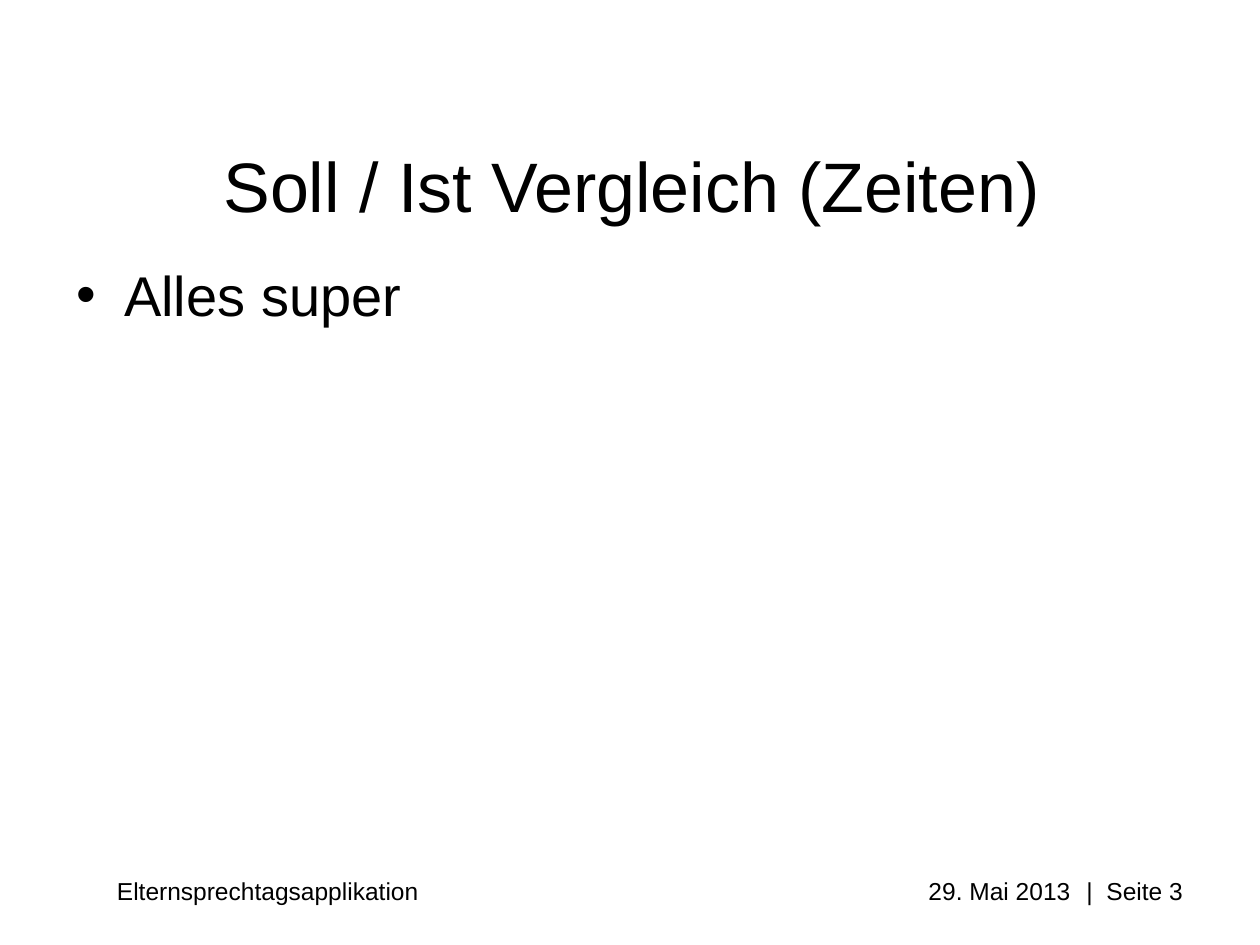
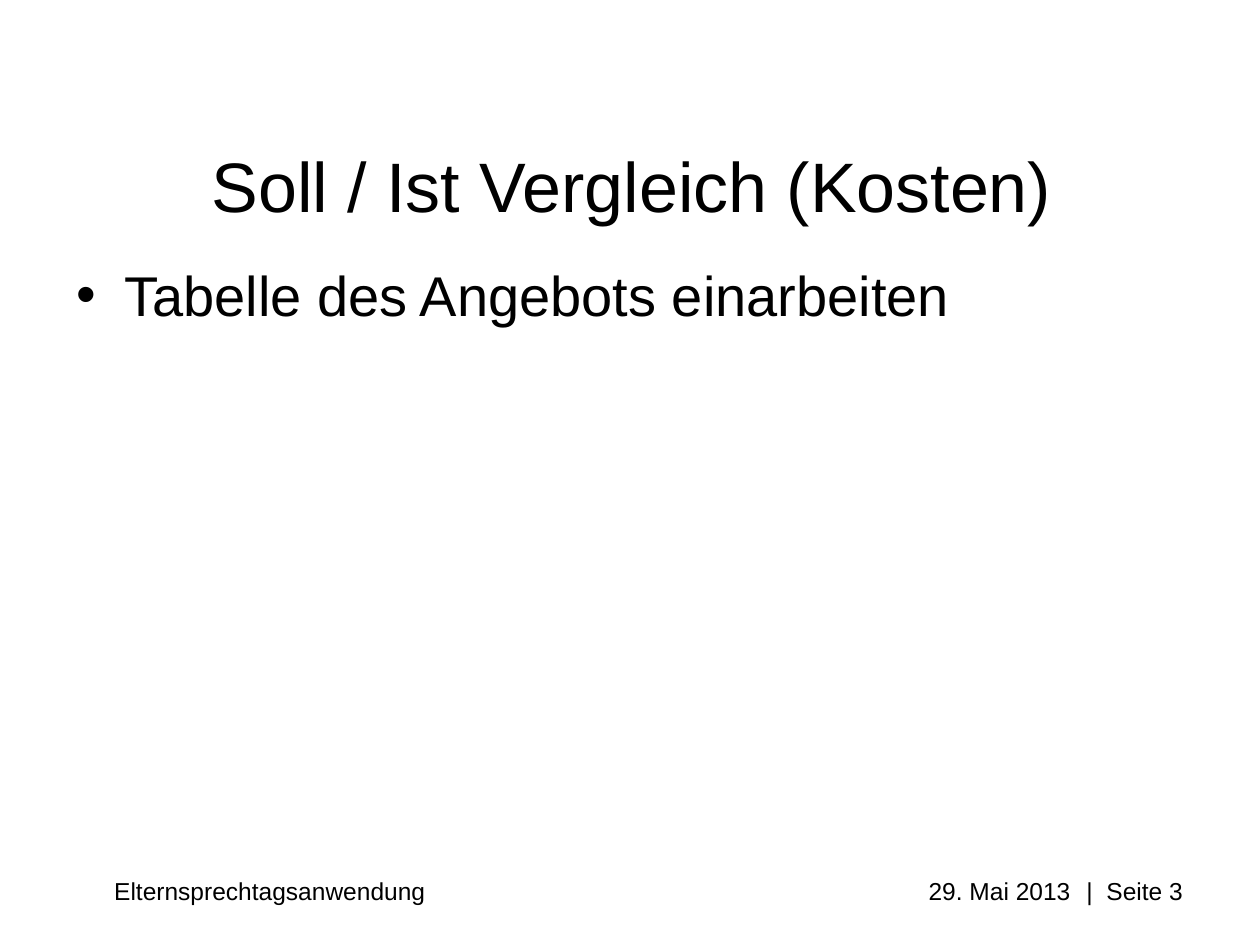
Before and after one commit to Professi/esta, a slide deck: slide 3 of docs/Praesentation/Elternsprechtagsapplikation(ESTA).ppt. Drawn at 1260x945 pixels with LibreOffice and Linux fonts; fonts in the diff are those of the drawing; background and template pictures are left out. Boxes give left, top, right and bottom in pixels: in the first picture for what was removed or moved away, otherwise in the second. Text is boxed around its words. In the diff, an @@ line names an element or a change of style, - is before the commit and + after.

```diff
--- a/docs/Praesentation/Elternsprechtagsapplikation(ESTA).ppt
+++ b/docs/Praesentation/Elternsprechtagsapplikation(ESTA).ppt
@@ title at [212, 161, 1051, 225]: text changed @@
-Soll / Ist Vergleich (Zeiten)
+Soll / Ist Vergleich (Kosten)
@@ text at [124, 275, 949, 327]: text changed @@
-• Alles super
+• Tabelle des Angebots einarbeiten
@@ text at [114, 882, 1183, 905]: text changed @@
-Elternsprechtagsapplikation 29. Mai 2013 | Seite 3
+Elternsprechtagsanwendung 29. Mai 2013 | Seite 3
```
Also in this commit, not shown: 4 other slides changed, 1 slide added, 2 other files.
